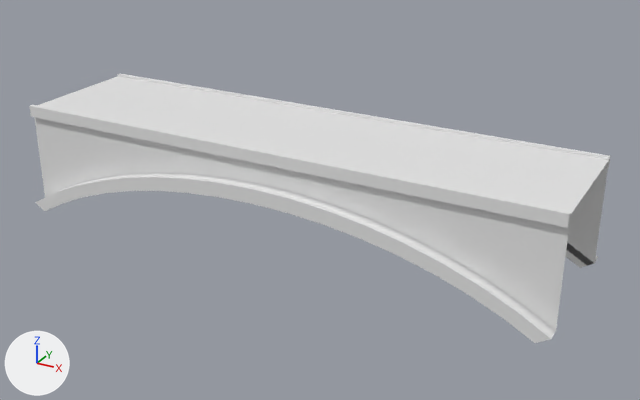
The FBX model Assets/__MD/Art/3D/Props/Bridge/Model/Bridge_04.fbx as it was, and as the next commit left it.
Camera for both pictures: a camera (50 mm lens) standing at (13.88, -23.7, 12.51) and looking at (0.82, 0.04, 0.64). Every picture has the same lights, and +X, +Y and +Z are marked at lower left. The first picture is the older version. Where no turn or scale is listed for an object, it has been applied to the vertices.

In view in the first picture: 'Bridge_04'.
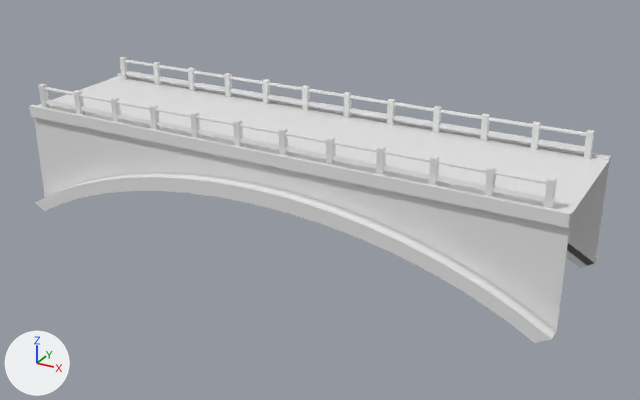
Commit message: add bridge

Where the newer file only moved an object's origin or applied its transform, the numbers keep the older frame.

Where the change shows, as pixel boxes (x1, y1, x2, y2) in the pictures (640 x 400 px):
'MB Bridge.Shape.001', added
    after: (39, 57, 595, 208)
'Cube', added
    after: (46, 71, 585, 202)
'MB Bridge.Shape.002', added
    after: (44, 59, 587, 184)

Diff of the bpy script that builds the scene:
```diff
--- a/Assets/__MD/Art/3D/Props/Bridge/Model/Bridge_04.fbx.py
+++ b/Assets/__MD/Art/3D/Props/Bridge/Model/Bridge_04.fbx.py
@@ me_cube_002 @@
+me_cube_002.from_pydata(...)  # 16 vertices, 12 faces; spans x -0.1..17.8, y -0.1..4.3, z -0.1..0.1
@@ me_mb_bridge_003 @@
+me_mb_bridge_003.from_pydata(...)  # 6288 vertices, 6384 faces; spans x -0.1..18.0, y -0.1..4.4, z 0.0..0.9
@@ me_mb_bridge_004 @@
+me_mb_bridge_004.from_pydata(...)  # 112 vertices, 128 faces; spans x -2.4..15.5, y -1.2..3.2, z 3.6..3.7
@@ ob_cube @@
+ob_cube = bpy.data.objects.new('Cube', me_cube_002)
+ob_cube.location = (-8.87, -2.13, 3.19)
@@ ob_mb_bridge_shape_001 @@
+ob_mb_bridge_shape_001 = bpy.data.objects.new('MB Bridge.Shape.001', me_mb_bridge_003)
+ob_mb_bridge_shape_001.location = (-9.0, -2.12, 2.91)
@@ ob_mb_bridge_shape_002 @@
+ob_mb_bridge_shape_002 = bpy.data.objects.new('MB Bridge.Shape.002', me_mb_bridge_004)
+ob_mb_bridge_shape_002.location = (-6.61, -0.99, 0.0)
```
